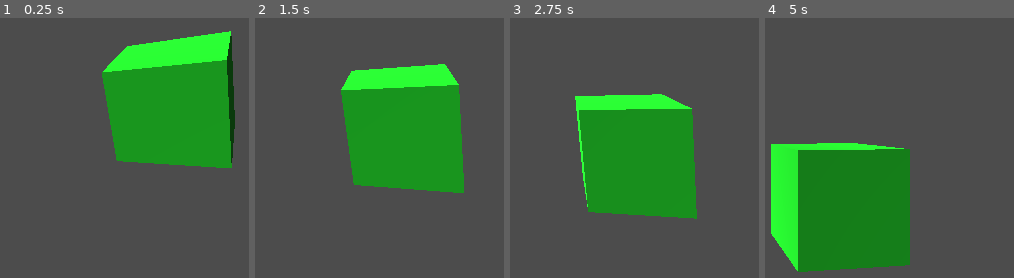
Above: before the commit, frames 1-4 (left to right).
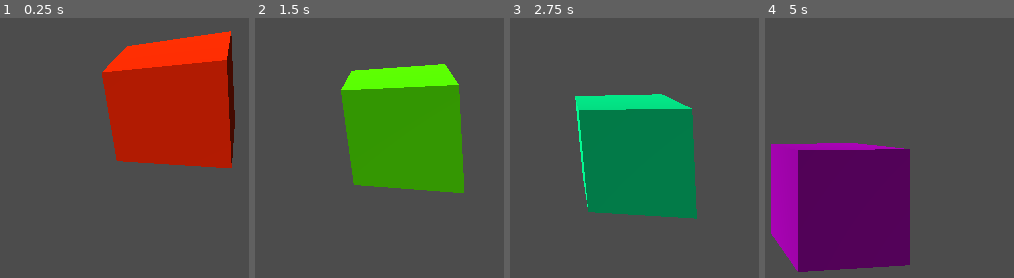
Above: after the commit, the same moments.

Repository: punto-/draft_vm
Game: Godot game, scene res://main.tscn
The game is run twice, just before and just after one commit, with the same random seed, the same clock (stepped at 60 frames per second) and the same inputs.
Inputs:
- Up to frame 1 (0.25 s): no input
- Up to frame 2 (1.5 s): no input
- Up to frame 3 (2.75 s): no input
- Up to frame 4 (5 s): no input

The runs differ from the first frame. In frame 1, 24% of the frame differs, in the area x 40-95%, y 5-58%; in frame 2, 21%; in frame 3, 21%; in frame 4, 26%, in the area x 2-59%, y 48-98%.

Commit message:
running multiple tasks

Diff:
--- a/main.gd
+++ b/main.gd
@@ -6,5 +6,8 @@
 
 	print("main!")
 
-	var code = vm.load_code(preload("test_code.gd").move_cube)
-	vm.start_task(code.duplicate())
+	var move_code = vm.load_code(preload("test_code.gd").move_cube)
+	vm.start_task(move_code.duplicate())
+
+	var color_code = vm.load_code(preload("test_code.gd").color_cube)
+	vm.start_task(color_code.duplicate())
--- a/main.tscn
+++ b/main.tscn
@@ -1,6 +1,7 @@
-[gd_scene load_steps=3 format=2]
+[gd_scene load_steps=4 format=2]
 
 [ext_resource path="res://main.gd" type="Script" id=1]
+[ext_resource path="res://world-id-dummy.gd" type="Script" id=2]
 
 [sub_resource type="SpatialMaterial" id=1]
 albedo_color = Color( 0.113725, 0.741176, 0.141176, 1 )
@@ -19,3 +20,4 @@
 [node name="world-id-dummy" type="CSGBox" parent="world-objects"]
 transform = Transform( 0.582417, 0.289418, -0.759623, -0.44501, 0.895525, 0, 0.680262, 0.33804, 0.650363, 0, 2.07124, -2.40814 )
 material_override = SubResource( 1 )
+script = ExtResource( 2 )
--- a/test_code.gd
+++ b/test_code.gd
@@ -32,3 +32,11 @@
 
 	]],
 ]
+
+const color_cube = [
+
+	["interpolate", [ ["o", "world-id-dummy"], "color", Color.red, Color.green, 2] ],
+	["interpolate", [ ["o", "world-id-dummy"], "color", Color.green, Color.blue, 2] ],
+	["interpolate", [ ["o", "world-id-dummy"], "color", Color.blue, Color.red, 2] ],
+	["loop"]
+]
--- a/vm.gd
+++ b/vm.gd
@@ -120,9 +120,7 @@
 	return root_branch
 
 func _load_code_level(parent, code):
-	printt("loading code level ", str(code))
 	for i in code:
-		printt("loading instruction", str(i))
 		if !(i[0] in instructions):
 			# error! invalid instruction
 			continue
@@ -131,7 +129,6 @@
 		n.set_script(s)
 		if i.size() > 1:
 			n.params = i[1]
-			printt("adding params ", i[1], n.params)
 		if i.size() > 2:
 			_load_code_level(n, i[2])
 		parent.add_child(n)
--- /dev/null
+++ b/world-id-dummy.gd
@@ -0,0 +1,9 @@
+extends CSGBox
+
+export var color = Color() setget set_color
+
+func set_color(col):
+	material_override.albedo_color = col
+
+func _ready():
+	pass # Replace with function body.
